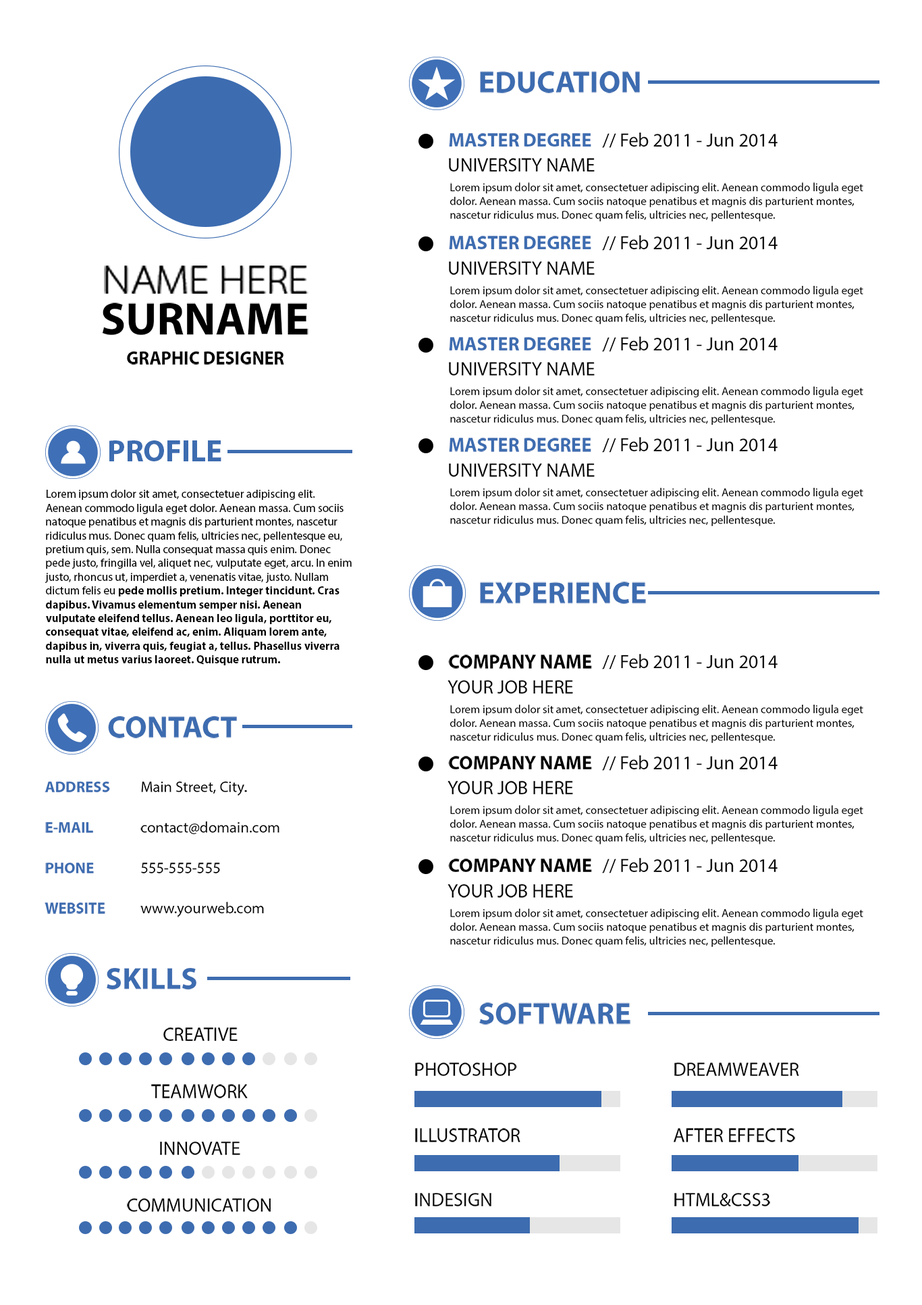
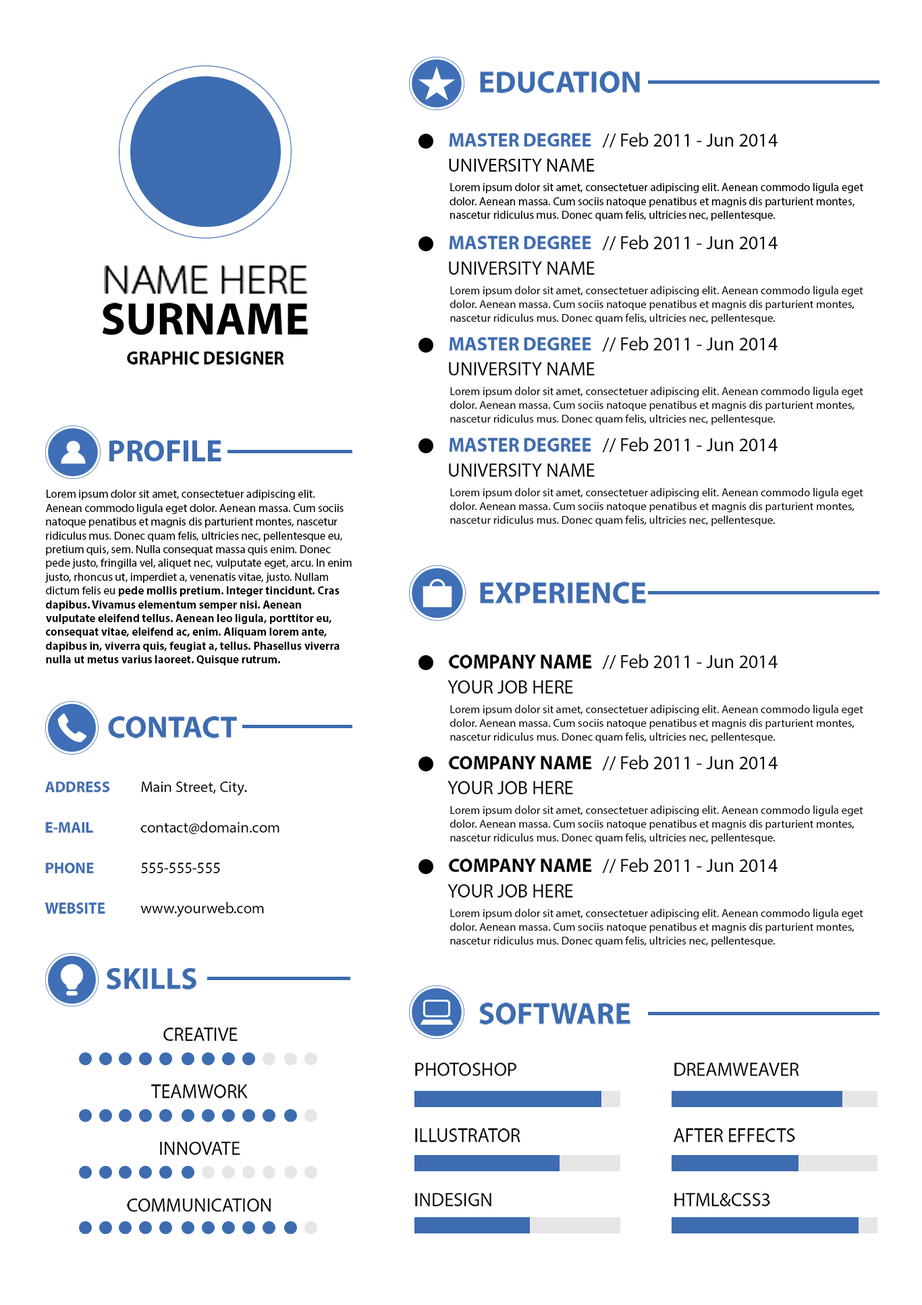
Layered file, before and after one edit (w=922, h=1305). Changes by layer:
painted on "UNIVERSITY NAME" (1st of 4, in "OBJECT" › "EDUCATION" › "MASTER DEGREE 01") over <box>449,158,595,172</box>
painted on "Lorem ipsum dolor sit amet, consectetuer adipiscing elit. Aenea" (2nd of 8, in "OBJECT" › "EDUCATION" › "MASTER DEGREE 01") over <box>449,182,864,222</box>
